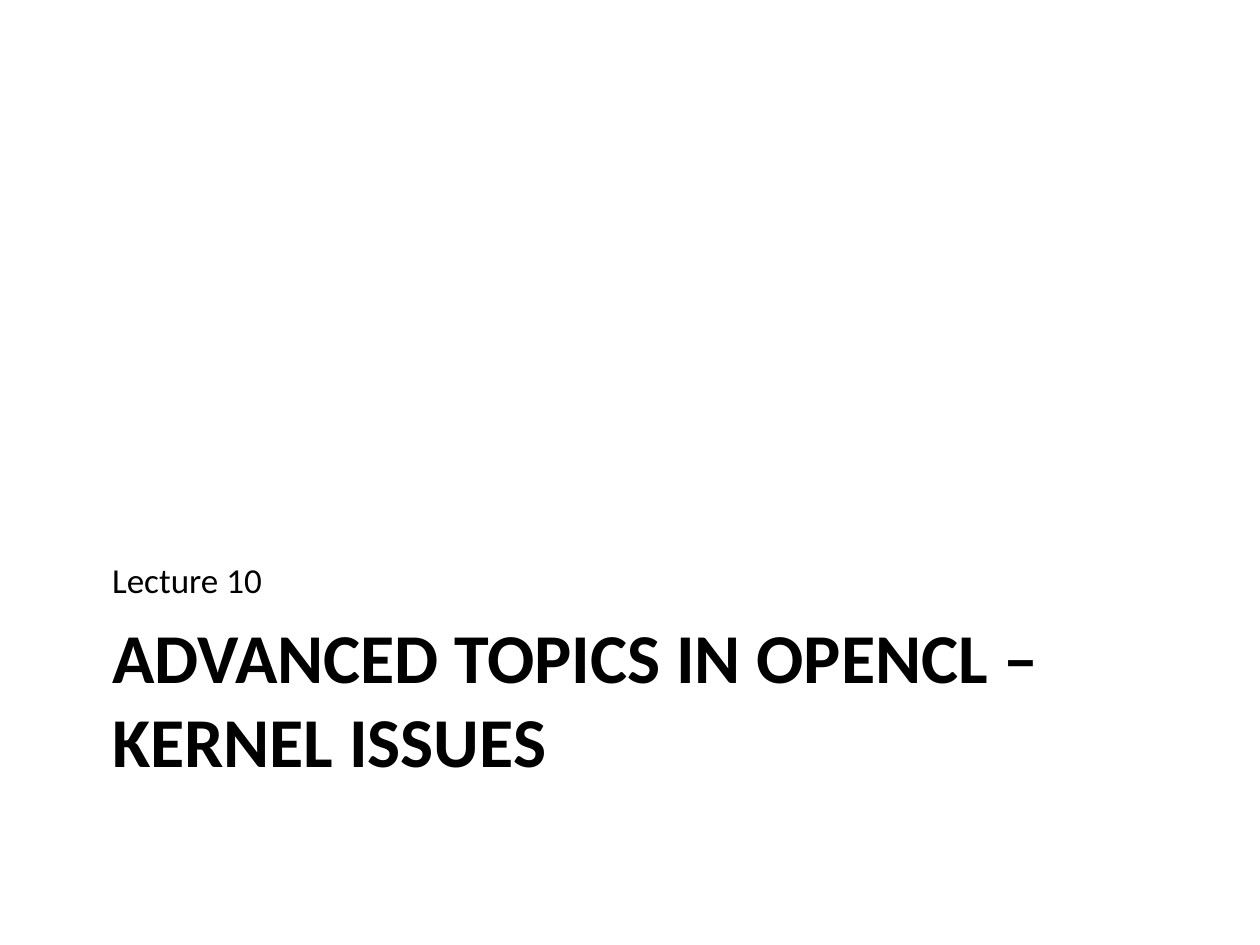
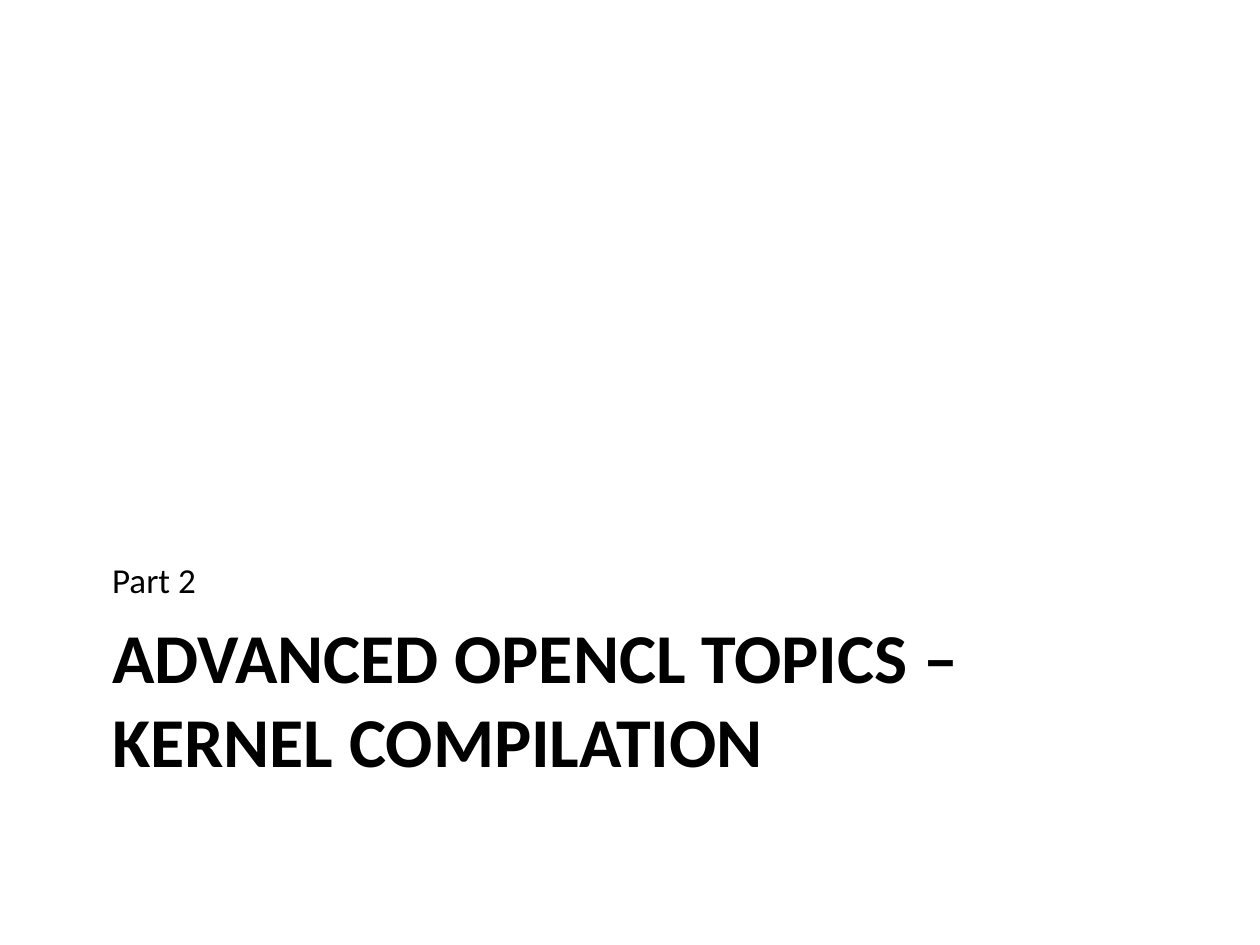
Before and after one commit to UoB-HPC/opencl-training-code, a slide deck: slide 1 of slides/advanced_part2.pptx. Drawn at 1260x945 pixels with LibreOffice and Linux fonts; fonts in the diff are those of the drawing. Boxes give left, top, right and bottom in pixels: in the first picture for what was removed or moved away, otherwise in the second. Text is boxed around its words. In the diff, an @@ line names an element or a change of style, - is before the commit and + after.

Commit message:
Updates to part 2

```diff
--- a/slides/advanced_part2.pptx
+++ b/slides/advanced_part2.pptx
@@ text at [112,570,196,594]: text changed @@
-Lecture 10
+Part 2
@@ title at [112,637,907,768]: text changed @@
-ADVANCED TOPICS IN OPENCL – KERNEL ISSUES
+ADVANCED OPENCL TOPICS – KERNEL COMPILATION
```
Also in this commit, not shown: 12 other slides changed.
